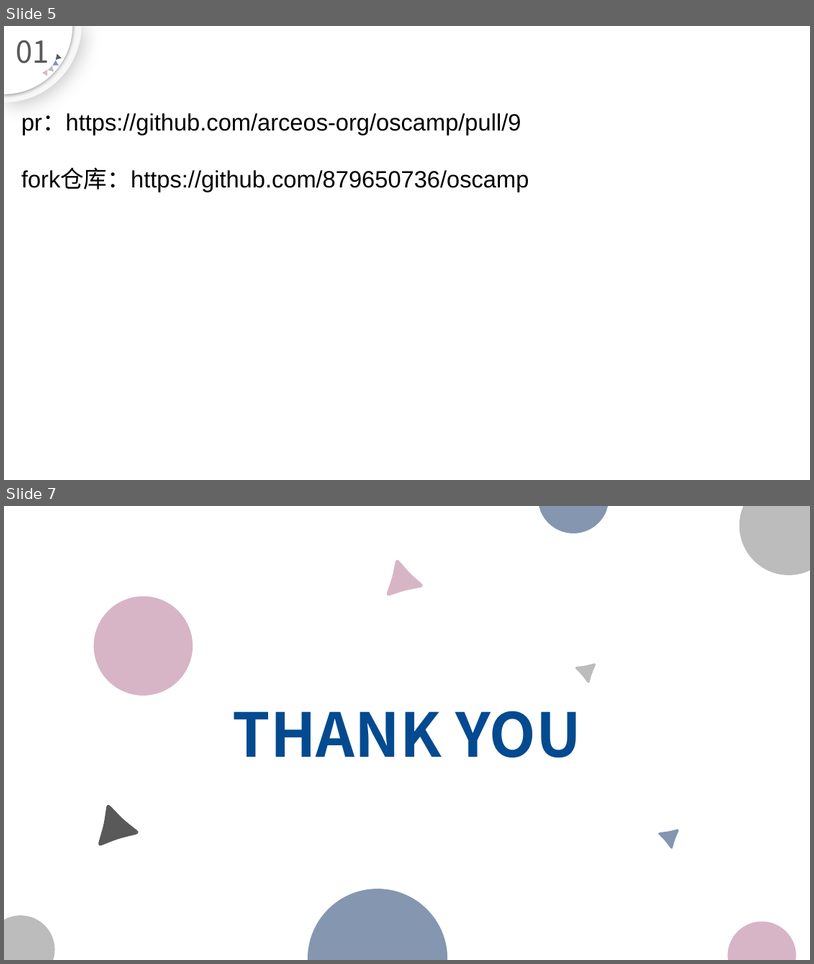
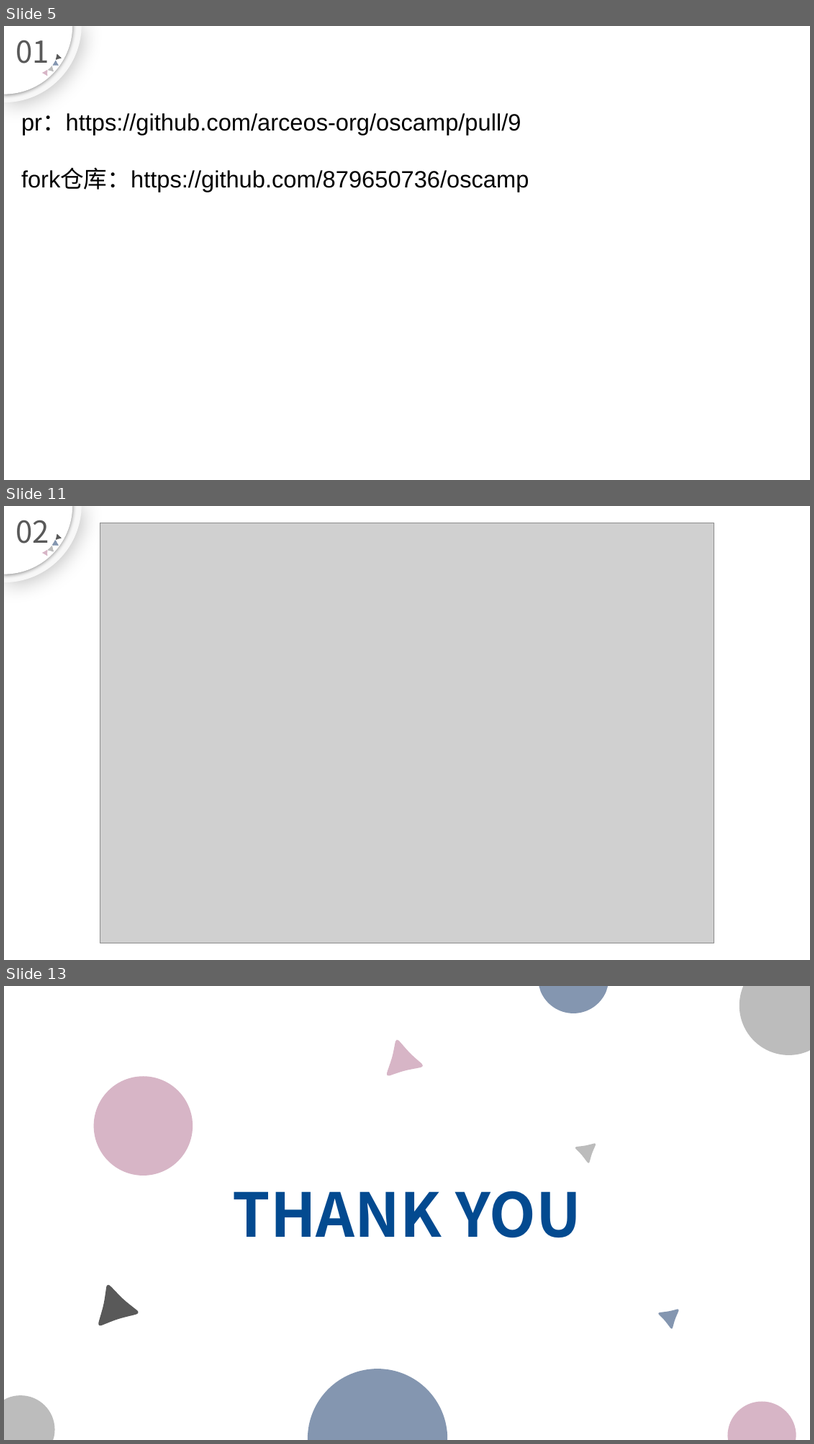
Before and after one commit to 879650736/oscamp-stage4-summary, a slide deck: stage4.pptx. Shown one above the other, each under a label of ours: slides 5 and 7 before the commit, slides 5, 11 and 13 after it; the slides between them are not shown. The pictures are 814x964 and 814x1444 pixels, drawn with LibreOffice and Linux fonts; fonts in the diff are those of the drawing; grey boxes stand for pictures. Boxes give left, top, right and bottom in pixels: in the first picture for what was removed or moved away, otherwise in the second. Text is boxed around its words. In the diff, an @@ line names an element or a change of style, - is before the commit and + after.

```diff
--- a/stage4.pptx
+++ b/stage4.pptx
@@ slide 11 added at [4,506,810,960], background #FFFFFF; not listed: 6 template elements that a slide beside it also shows @@
@@ text added at [16,520,49,551], 36 pt, text #595959 @@
+02
@@ picture added at [100,523,714,943] @@
@@ freeform shape added at [48,546,56,554], fill #BCBCBC @@
@@ freeform shape added at [52,540,60,548], fill #8496B0 @@
@@ what was slide 7 is now slide 13 @@
```
Also in this commit, not shown: 2 slides changed, 5 other slides added.
